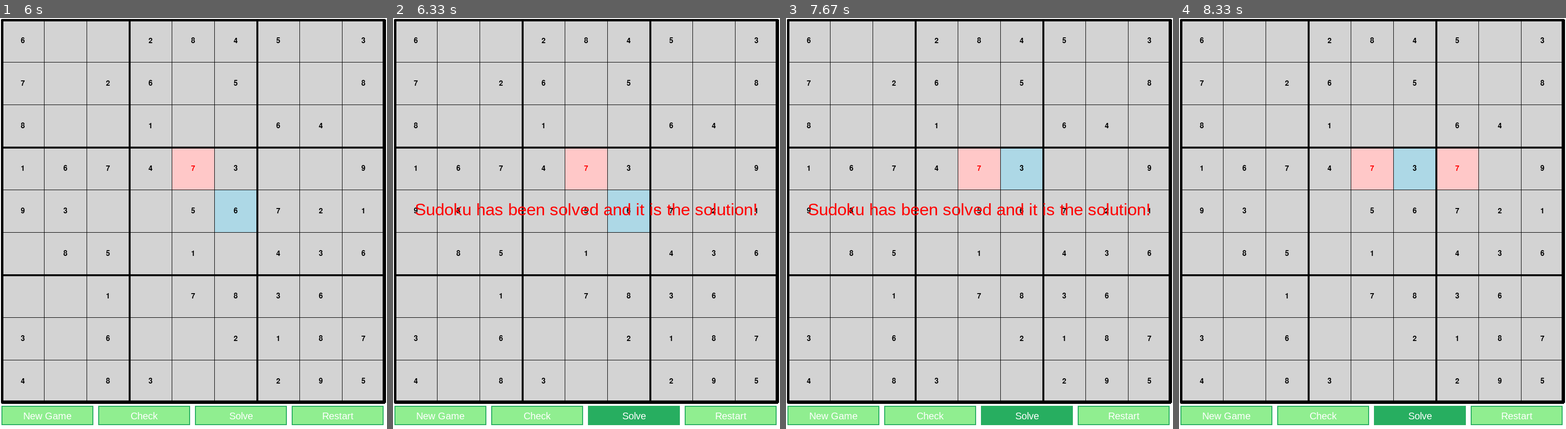
Above: before the commit, frames 1-4 (left to right).
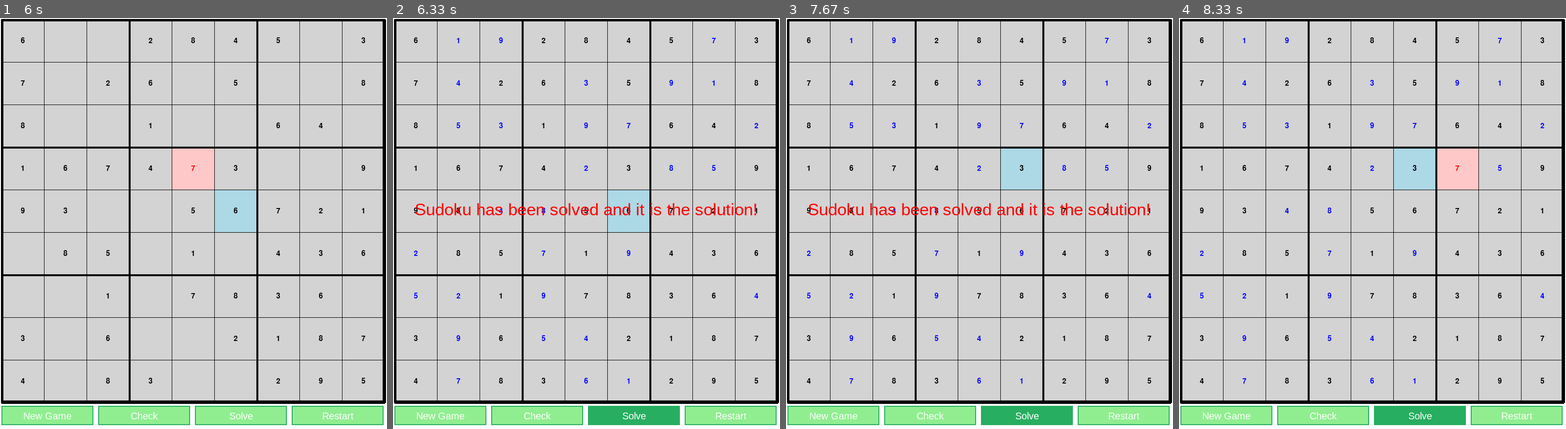
Above: after the commit, the same moments.

Repository: jeanbapd/Sudoku-pygame
Game: pygame game, started from main.py
The game is run twice, just before and just after one commit, with the same random seed, the same clock (stepped at 60 frames per second) and the same inputs.
Inputs:
- Up to frame 1 (6 s): click "Easy" at 0.38 s; click "Solve" at 0.72 s; click "Restart" at 1.05 s; click "Restarting Sudoku" at 1.38 s; hold Right 1.67-2.13 s; hold Up 2.17-2.47 s; hold Right 2.5-2.97 s; hold Left 3-3.53 s; hold Down 3.57-3.87 s; hold Left 3.9-4.3 s; hold Up 4.33-4.7 s; tap 7 at 4.73, 5.22 s; hold Right 5.07-5.7 s; hold Down from 5.73 s (still down)
- Up to frame 2 (6.33 s): release Down at 6.1 s; click "Solve" at 6.18 s
- Up to frame 3 (7.67 s): hold Left 6.47-6.93 s; tap 7 at 6.62 s; hold Right 6.97-7.43 s; hold Up from 7.47 s (still down)
- Up to frame 4 (8.33 s): release Up at 7.77 s; hold Right 7.8-8.27 s; tap 7 at 7.95 s; hold Left from 8.3 s (still down)

Frame 1 is identical in both runs. In frame 2, 1.3% of the frame differs, in the area x 5-95%, y 4-89%; in frame 3, 1.3%; in frame 4, 1.3%.

Commit message:
fix: Clear error cells before solve the grid

Diff:
--- a/src/grid.py
+++ b/src/grid.py
@@ -83,6 +83,13 @@
         Solve the grid
         :return: True if the grid is solved, False otherwise
         """
+        #Erase cells with errors
+        for row,col in self.errors:
+            if not self.is_original(row,col):
+                self.grid[row][col] = 0
+
+        self.errors = []
+
         grid_copy = src.generator.copy_grid(self.grid)
 
         if src.solver.solve(grid_copy):
